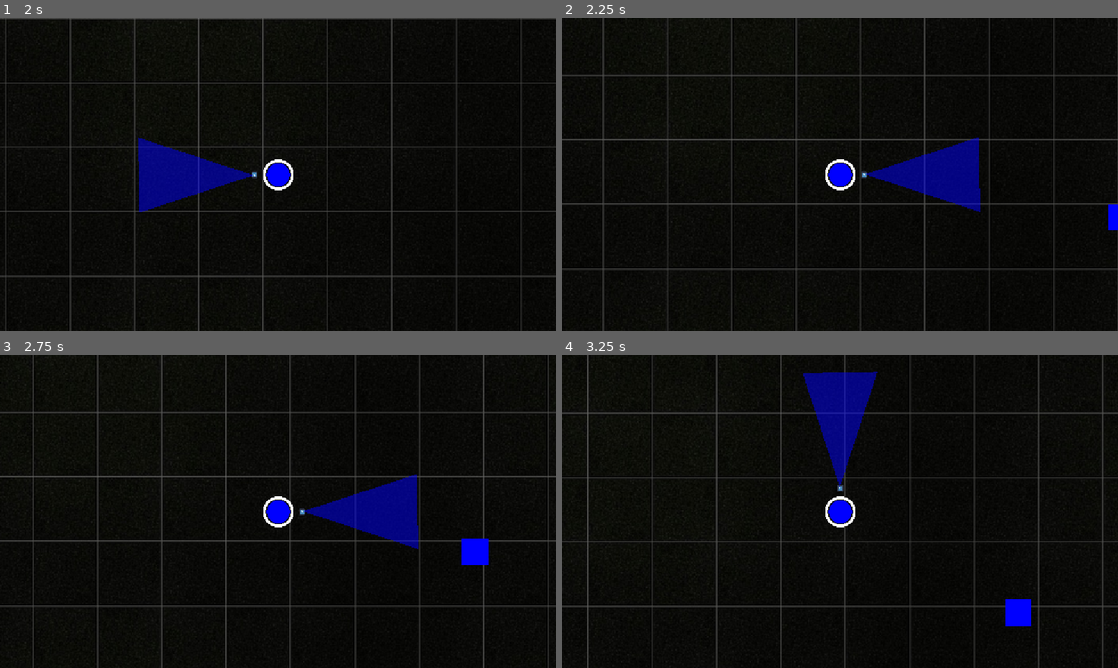
Above: before the commit, frames 1-4 (two rows, left to right).
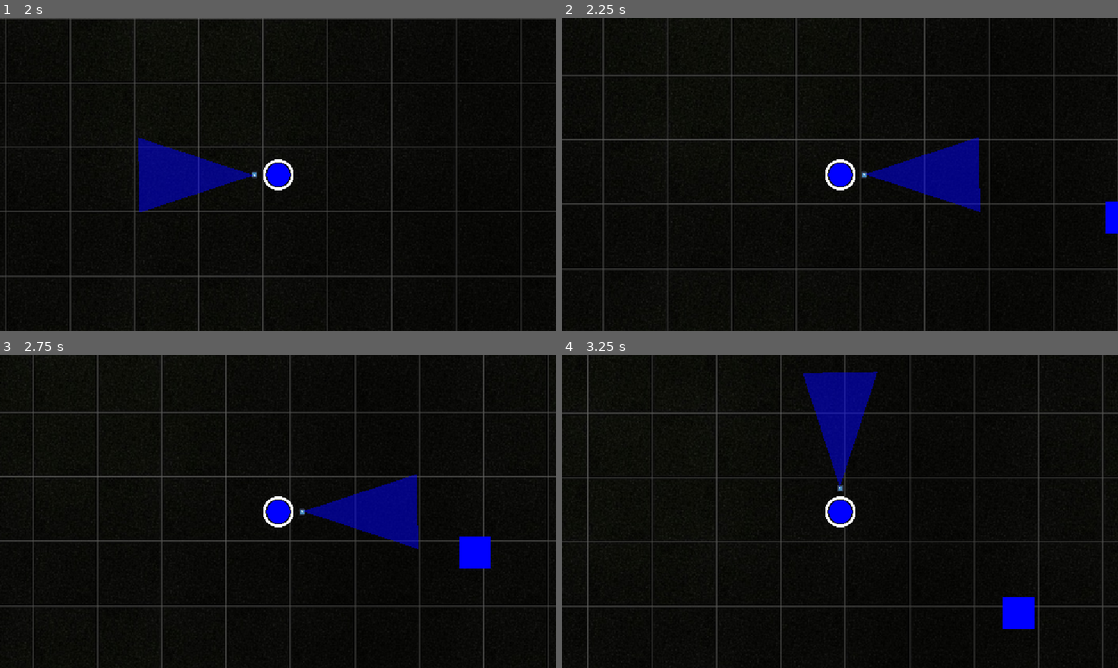
Above: after the commit, the same moments.

Repository: Team-Pufferfish/chromatic-survivors
Game: Godot game, scene res://Scenes/Game.tscn
Same seed, same stepped clock (60 frames per second), same inputs: the game is played once before the commit and once after it. The engine's default icon, where the game draws it, is replaced by a stand-in: a white triangle on a blue panel in a dark square.
Inputs:
- Up to frame 1 (2 s): tap Enter at 0.5 s; hold D (p1_right) 0.53-1.28 s; tap Down (p1_aim_down) at 0.6 s; hold S (p1_down) from 1.28 s (still down); tap Left (p1_aim_left) at 1.35 s
- Up to frame 2 (2.25 s): release S (p1_down) at 2.03 s; hold D (p1_right) from 2.03 s (still down); tap Right (p1_aim_right) at 2.1 s
- Up to frame 3 (2.75 s): keep holding D (p1_right)
- Up to frame 4 (3.25 s): release D (p1_right) at 2.78 s; hold W (p1_up) from 2.78 s (still down); tap Up (p1_aim_up) at 2.85 s

Frame 1 is identical in both runs. In frame 2, less than 0.1% of the frame differs, in the area x 97-100%, y 58-69%; in frame 3, 0.2%; in frame 4, 0.2%, in the area x 79-85%, y 77-88%.

Commit message:
added outlines

Diff:
--- a/chromatic-survivors/ColorShape.gd
+++ /dev/null
@@ -1,106 +0,0 @@
-@tool
-extends Node2D
-class_name ColorShape
-
-#@export_range(0, 100, 1, "or_less", "or_greater") var l: int
-# Export the values with a slider in the Inspector, range from 0 to 1
-@export_range(0,1,0.01) var yellow_value: float = 0.5:
-	set(value):
-		yellow_value = value
-		queue_redraw()  # This works in the editor
-@export_range(0,1,0.01) var blue_value: float = 0.5:
-	set(value):
-		blue_value = value
-		queue_redraw()  # This works in the editor
-@export_range(0,1,0.01) var red_value: float = 0.5:
-	set(value):
-		red_value = value
-		queue_redraw()  # This works in the editor
-
-# Fixed color values for the color wheel
-const COLOR_WHEEL = {
-	"red": Color.RED,
-	"yellow": Color.YELLOW,
-	"blue": Color.BLUE,
-	"green": Color.GREEN,
-	"orange": Color.DARK_ORANGE,
-	"purple": Color.PURPLE,
-	"brown": Color.SADDLE_BROWN,
-}
-
-# Categorical color logic: no blending, just combinations
-func get_color(red: float, yellow: float, blue: float) -> Color:
-	var t = 0.01
-	var r_on = red > t
-	var y_on = yellow > t
-	var b_on = blue > t
-
-	if r_on and y_on and b_on:
-		return COLOR_WHEEL["brown"] # white
-	elif r_on and y_on and not b_on:
-		return COLOR_WHEEL["orange"]
-	elif y_on and b_on and not r_on:
-		return COLOR_WHEEL["green"]
-	elif r_on and b_on and not y_on:
-		return COLOR_WHEEL["purple"]
-	elif r_on and not y_on and not b_on:
-		return COLOR_WHEEL["red"]
-	elif y_on and not r_on and not b_on:
-		return COLOR_WHEEL["yellow"]
-	elif b_on and not r_on and not y_on:
-		return COLOR_WHEEL["blue"]
-	else:
-		return Color(1, 1, 1) # fallback to white
-
-
-func denormalize(normalized_shape: Array, scale_factor: float) -> Array:
-	var denormalized_square = []
-	# Multiply each point by the scale factor to denormalize
-	for point in normalized_shape:
-		denormalized_square.append(point * scale_factor)
-
-	return denormalized_square
-
-# Function to generate normalized rectangle points based on width and height ratios
-func generate_rect_points(width: float, height: float) -> Array:
-	var points = []
-
-	# Normalize the width and height so the largest dimension is scaled to 1
-	var max_dim = max(width, height)
-	var normalized_width = width / max_dim
-	var normalized_height = height / max_dim
-
-	# Calculate half width and half height for a centered rectangle
-	var half_width = normalized_width / 2
-	var half_height = normalized_height / 2
-
-	# Define the four corners of the normalized rectangle
-	points.append(Vector2(-half_width, half_height))  # Top-left corner
-	points.append(Vector2(half_width, half_height))   # Top-right corner
-	points.append(Vector2(half_width, -half_height))  # Bottom-right corner
-	points.append(Vector2(-half_width, -half_height)) # Bottom-left corner
-
-	# Ensure the rectangle is closed by adding the first point at the end
-	points.append(points[0])
-
-	return points
-
-func generate_circle_points(num_points: int) -> Array:
-	# Create an empty array to store the points
-	var points = []
-
-	# Generate points along the circle
-	var initial_point
-
-	for i in range(num_points):
-		var angle = 2 * PI * i / num_points  # Evenly spaced angles around the circle
-
-		var x = cos(angle)  # X coordinate on the unit circle
-		var y = sin(angle)  # Y coordinate on the unit circle
-		points.append(Vector2(x, y))  # Add the point to the array
-		if i == 0:
-			initial_point = Vector2(x,y)
-
-	points.append(initial_point)
-
-	return points
--- a/chromatic-survivors/ColorSquare.gd
+++ b/chromatic-survivors/ColorSquare.gd
@@ -20,3 +20,18 @@
 
 	var brown_value = min(blue_value, red_value, yellow_value)
 	$BrownSquare.scale = Vector2(brown_value, brown_value)
+
+	if brown_value != 0:
+		$Outline.default_color = Color(0.6, 0.3, 0.1)
+	elif purple_value != 0:
+		$Outline.default_color = Color(1, 0, 1)
+	elif orange_value != 0:
+		$Outline.default_color = Color(1, 0.451, 0)
+	elif green_value != 0:
+		$Outline.default_color = Color(0, 1, 0)
+	elif yellow_value != 0:
+		$Outline.default_color = Color(1, 1, 0)
+	elif blue_value != 0:
+		$Outline.default_color = Color(0, 0, 1)
+	elif red_value != 0:
+		$Outline.default_color = Color(1, 0, 0)
--- a/chromatic-survivors/Scenes/ColorSquare.tscn
+++ b/chromatic-survivors/Scenes/ColorSquare.tscn
@@ -1,40 +1,47 @@
-[gd_scene load_steps=2 format=3 uid="uid://c42j0fn0souip"]
+[gd_scene load_steps=3 format=3 uid="uid://c42j0fn0souip"]
 
 [ext_resource type="Script" uid="uid://dnbvqy4dh1cc1" path="res://ColorSquare.gd" id="1_111ib"]
+[ext_resource type="Script" uid="uid://bx475ury37icm" path="res://Scripts/Outline.gd" id="2_ej6md"]
 
 [node name="ColorSquare" type="Node2D"]
 script = ExtResource("1_111ib")
+yellow_value = 1.0
+
+[node name="Outline" type="Line2D" parent="."]
+width = 0.1
+default_color = Color(1, 1, 0, 1)
+script = ExtResource("2_ej6md")
 
 [node name="RedSquare" type="Polygon2D" parent="."]
+scale = Vector2(1e-05, 1e-05)
 color = Color(1, 0, 0, 1)
 polygon = PackedVector2Array(-0.5, 0.5, 0.5, 0.5, 0.5, -0.5, -0.5, -0.5)
 
 [node name="BlueSquare" type="Polygon2D" parent="."]
-scale = Vector2(0.76, 0.76)
+scale = Vector2(1e-05, 1e-05)
 color = Color(0, 0, 1, 1)
 polygon = PackedVector2Array(-0.5, 0.5, 0.5, 0.5, 0.5, -0.5, -0.5, -0.5)
 
 [node name="YellowSquare" type="Polygon2D" parent="."]
-scale = Vector2(0.44, 0.44)
 color = Color(1, 1, 0, 1)
 polygon = PackedVector2Array(-0.5, 0.5, 0.5, 0.5, 0.5, -0.5, -0.5, -0.5)
 
 [node name="GreenSquare" type="Polygon2D" parent="."]
-scale = Vector2(0.44, 0.44)
+scale = Vector2(1e-05, 1e-05)
 color = Color(0, 1, 0, 1)
 polygon = PackedVector2Array(-0.5, 0.5, 0.5, 0.5, 0.5, -0.5, -0.5, -0.5)
 
 [node name="PurpleSquare" type="Polygon2D" parent="."]
-scale = Vector2(0.76, 0.76)
+scale = Vector2(1e-05, 1e-05)
 color = Color(1, 0, 1, 1)
 polygon = PackedVector2Array(-0.5, 0.5, 0.5, 0.5, 0.5, -0.5, -0.5, -0.5)
 
 [node name="OrangeSquare" type="Polygon2D" parent="."]
-scale = Vector2(0.44, 0.44)
+scale = Vector2(1e-05, 1e-05)
 color = Color(1, 0.45098, 0, 1)
 polygon = PackedVector2Array(-0.5, 0.5, 0.5, 0.5, 0.5, -0.5, -0.5, -0.5)
 
 [node name="BrownSquare" type="Polygon2D" parent="."]
-scale = Vector2(0.44, 0.44)
+scale = Vector2(1e-05, 1e-05)
 color = Color(0.744458, 0.456136, 0.206996, 1)
 polygon = PackedVector2Array(-0.5, 0.5, 0.5, 0.5, 0.5, -0.5, -0.5, -0.5)
--- /dev/null
+++ b/chromatic-survivors/Scenes/PlayerCircle.tscn
@@ -0,0 +1,9 @@
+[gd_scene load_steps=2 format=3 uid="uid://c7gjcyyas54dk"]
+
+[ext_resource type="Script" path="res://Scripts/PlayerCircle.gd" id="1_5l1mx"]
+
+[node name="PlayerCircle" type="Node2D"]
+script = ExtResource("1_5l1mx")
+
+[node name="Shape" type="Polygon2D" parent="."]
+polygon = PackedVector2Array(1, 0, 0.5, 0.866, -0.5, 0.866, -1, 0, -0.5, -0.866, 0.5, -0.866)
--- a/chromatic-survivors/Scenes/enemy.tscn
+++ b/chromatic-survivors/Scenes/enemy.tscn
@@ -22,7 +22,6 @@
 
 [node name="Graphic" parent="." instance=ExtResource("2_1f0kj")]
 scale = Vector2(55, 55)
-yellow_value = 1.0
 blue_value = 1.0
 red_value = 1.0
 
--- a/chromatic-survivors/Scripts/ColorSquare.gd
+++ b/chromatic-survivors/Scripts/ColorSquare.gd
@@ -1,5 +1,17 @@
 @tool
 extends Node2D
+
+# Dictionary of color names to RGB values
+var COLORS = {
+	"yellow": Color(1, 1, 0),
+	"red": Color(1, 0, 0),
+	"blue": Color(0, 0, 1),
+	"green": Color(0, 1, 0),
+	"orange": Color(1, 0.451, 0),
+	"purple": Color(0.5, 0, 0.5),
+	"brown": Color(0.6, 0.3, 0.1)
+}
+
 
 #@export_range(0, 100, 1, "or_less", "or_greater") var l: int
 # Export the values with a slider in the Inspector, range from 0 to 1
--- /dev/null
+++ b/chromatic-survivors/Scripts/Outline.gd
@@ -0,0 +1,11 @@
+extends Line2D
+
+func _ready():
+	# Define a square from (-0.5, -0.5) to (0.5, 0.5)
+	points = [
+		Vector2(-0.55, 0.55),
+		Vector2(0.55, 0.55),
+		Vector2(0.55, -0.55),
+		Vector2(-0.55, -0.55),
+		Vector2(-0.55, 0.6)  # Close the loop
+	]
Not shown, removed: chromatic-survivors/ColorShape.gd.uid
Not shown: 1 places in chromatic-survivors/Scenes/Game.tscn that only renumber resources
Not shown, added: chromatic-survivors/Scripts/Outline.gd.uid
Not shown: 1 places in chromatic-survivors/Shape.tscn that only renumber resources
